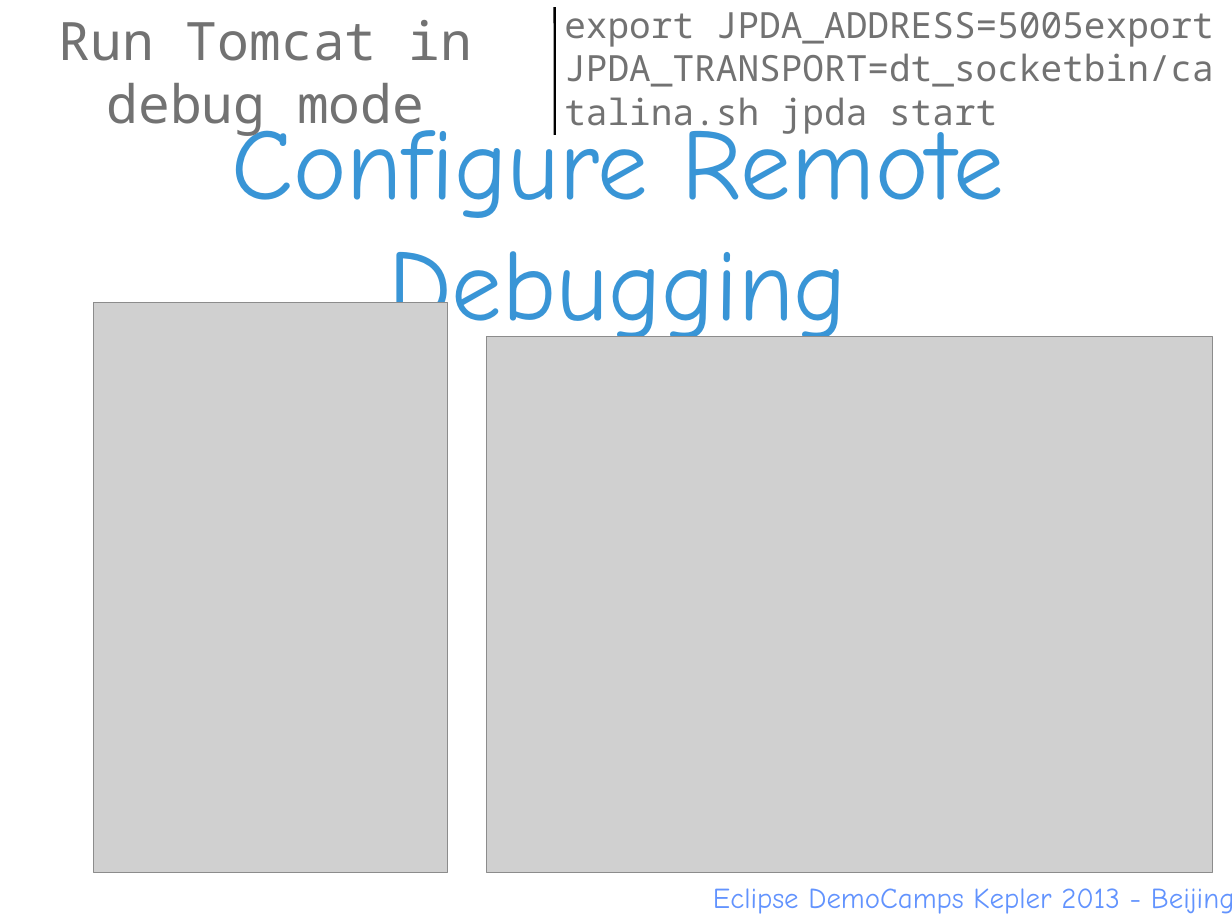
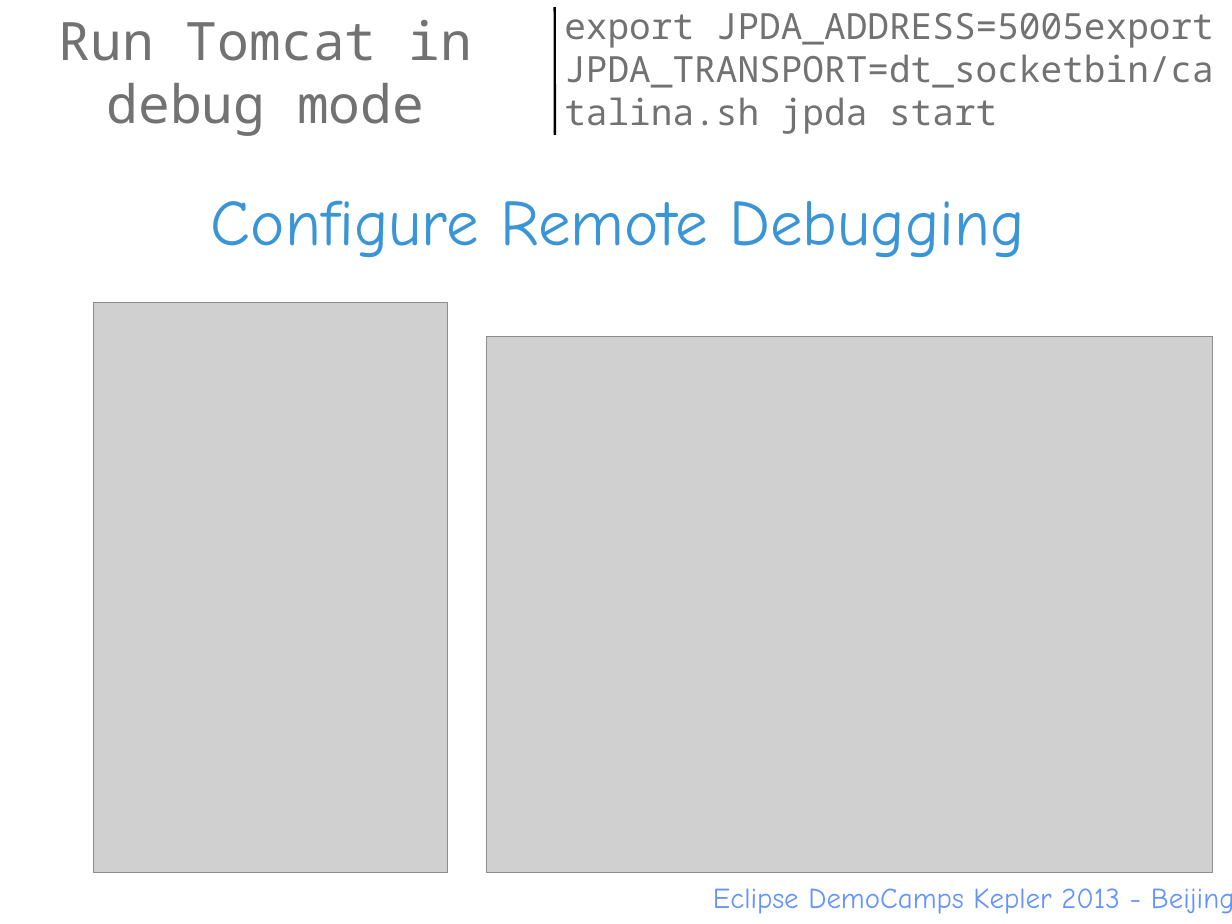
Before and after one commit to Eclipse-China/Eclipse-China.github.io, a slide deck: slide 11 of Day/Presentations/Granatella/How to use Eclipse Day Beijing - Granatella.ppt. Drawn at 1232x924 pixels with LibreOffice and Linux fonts; fonts in the diff are those of the drawing; grey boxes stand for pictures; background and template pictures are left out. Boxes give left, top, right and bottom in pixels: in the first picture for what was removed or moved away, otherwise in the second. Text is boxed around its words. In the diff, an @@ line names an element or a change of style, - is before the commit and + after.

```diff
--- a/Day/Presentations/Granatella/How to use Eclipse Day Beijing - Granatella.ppt
+++ b/Day/Presentations/Granatella/How to use Eclipse Day Beijing - Granatella.ppt
@@ title "Configure Remote Debugging" at [211, 200, 1024, 257]: size 84 to 54 pt @@
```
Also in this commit, not shown: 5 other slides changed.
